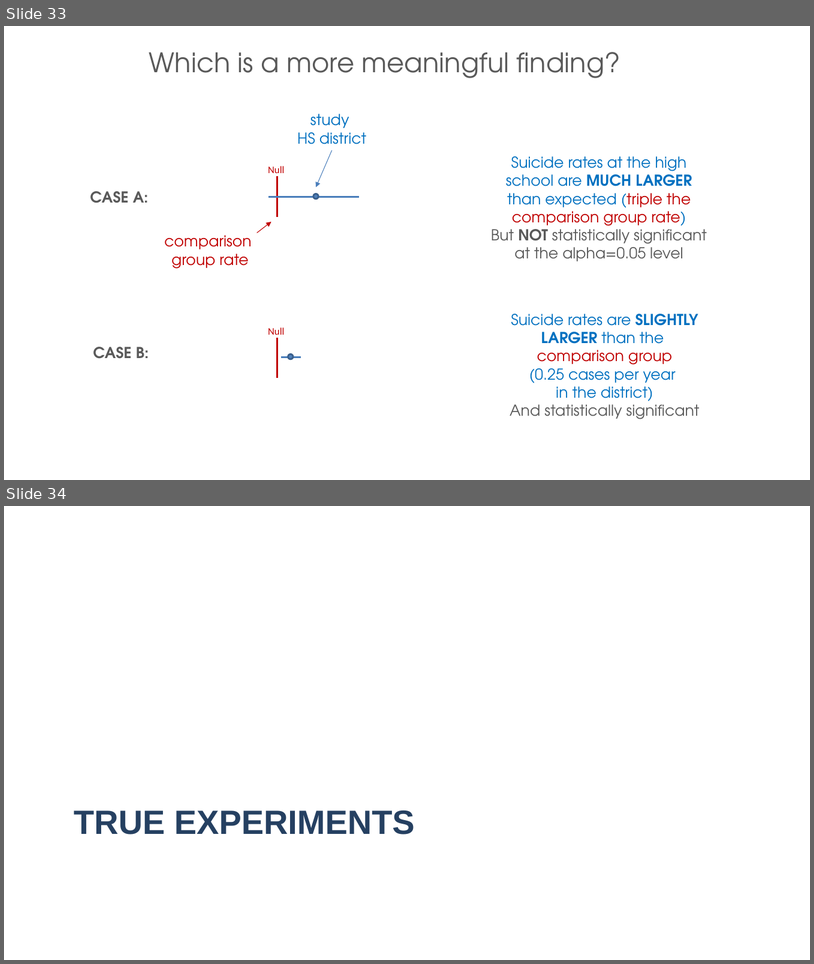
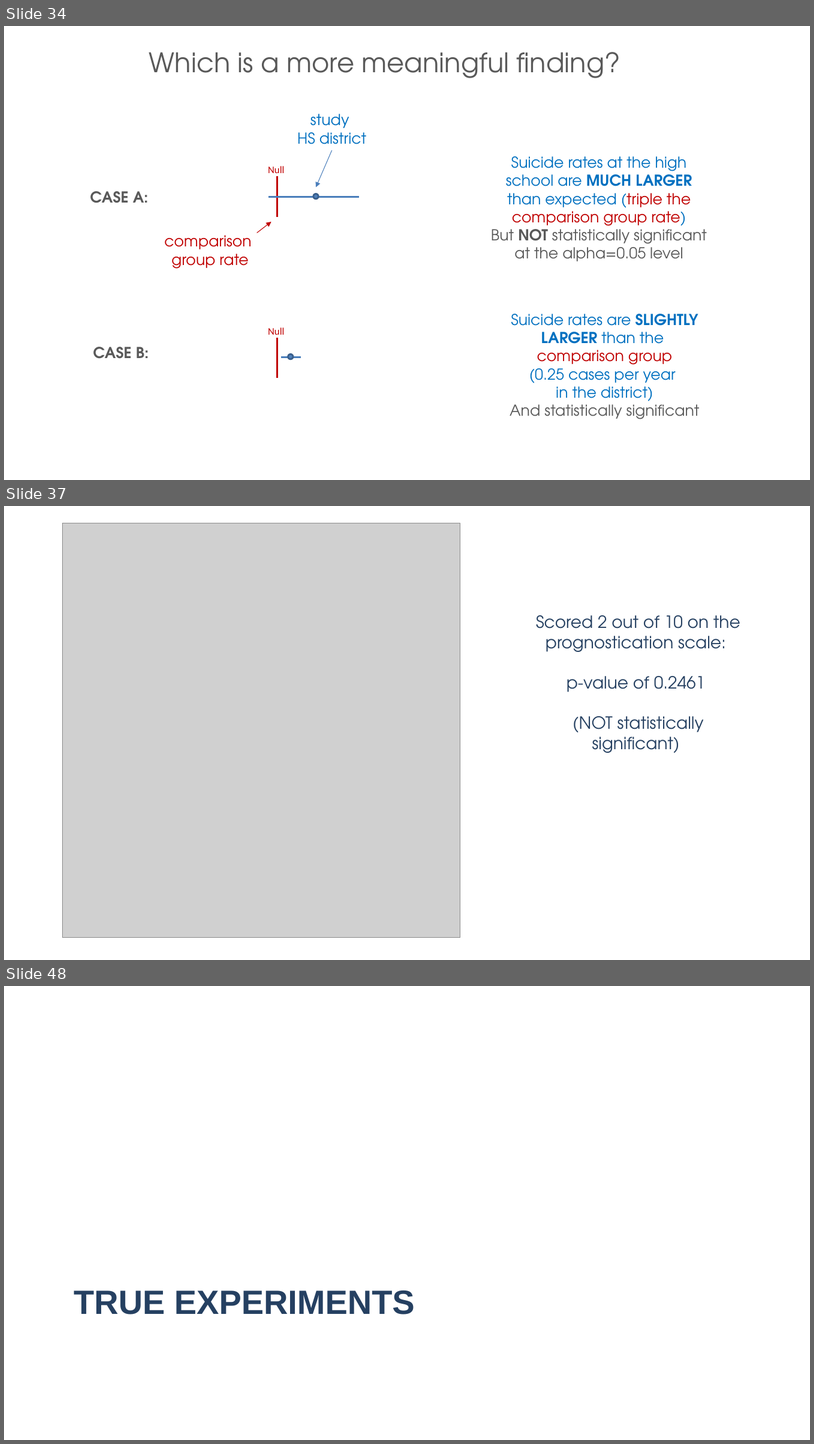
Before and after one commit to DS4PS/cpp-524-spr-2020, a slide deck: lectures/p-01-intro-to-counterfactuals.pptx. Shown one above the other, each under a label of ours: slides 33 and 34 before the commit, slides 34, 37 and 48 after it; the slides between them are not shown. The pictures are 814x964 and 814x1444 pixels, drawn with LibreOffice and Linux fonts; fonts in the diff are those of the drawing; grey boxes stand for pictures. Boxes give left, top, right and bottom in pixels: in the first picture for what was removed or moved away, otherwise in the second. Text is boxed around its words. In the diff, an @@ line names an element or a change of style, - is before the commit and + after.

```diff
--- a/lectures/p-01-intro-to-counterfactuals.pptx
+++ b/lectures/p-01-intro-to-counterfactuals.pptx
@@ slide 37 added at [4,506,810,960], background #FFFFFF @@
@@ picture added at [63,523,460,937] @@
@@ text added at [536,615,741,753], 20 pt, text #254061 @@
+Scored 2 out of 10 on the prognostication scale:
+p-value of 0.2461
+(NOT statistically significant)
@@ what was slide 33 is now slide 34 @@
@@ what was slide 34 is now slide 48 @@
```
Also in this commit, not shown: 2 slides changed, 13 other slides added, 6 other files.
